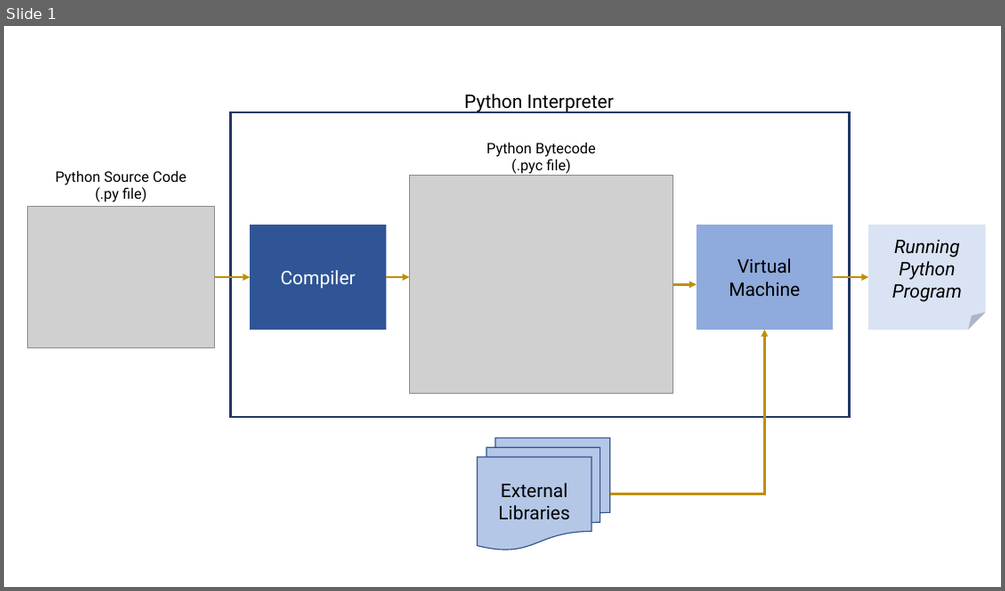
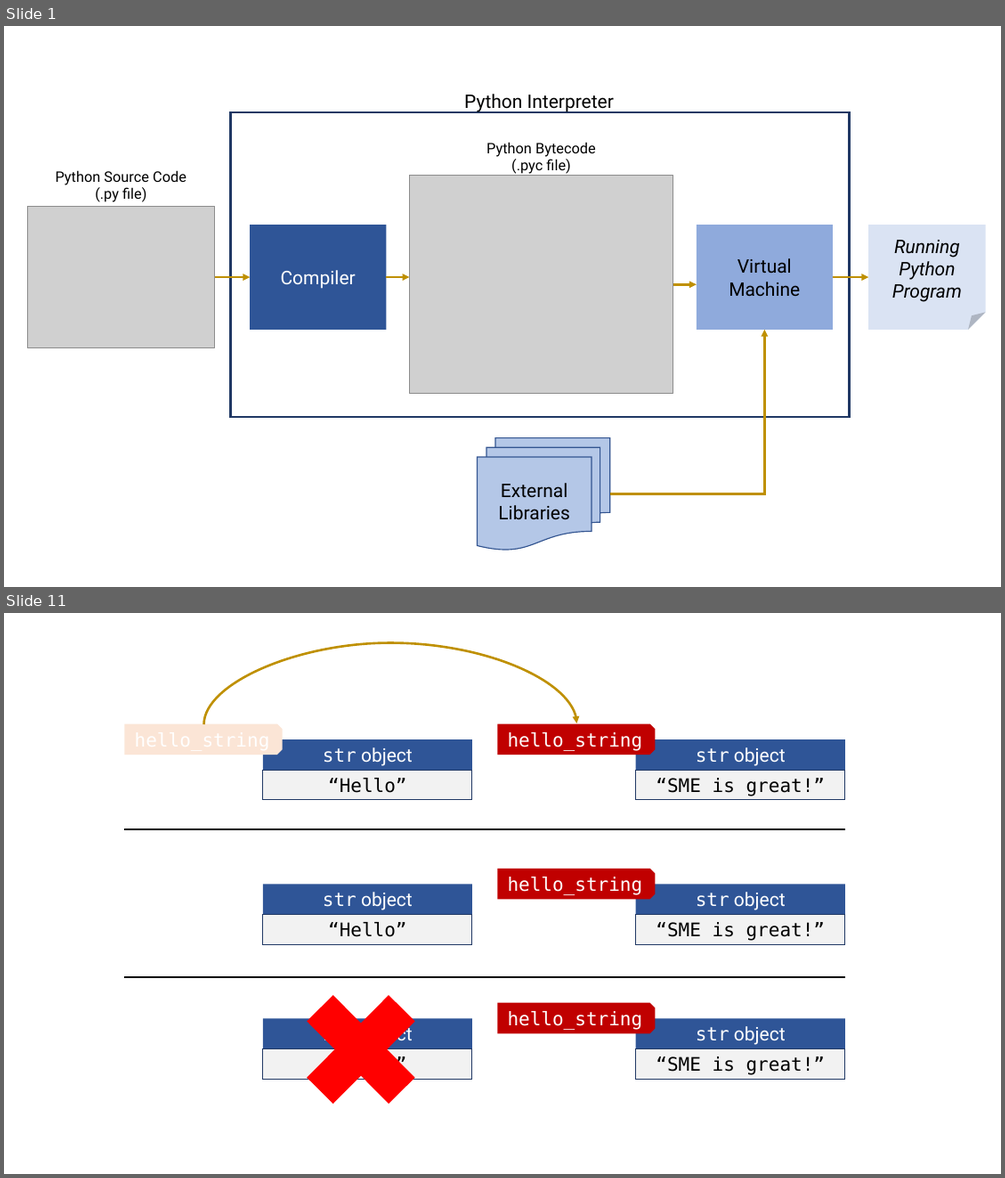
Before and after one commit to smevirtual/python_fundamentals_workshop, a slide deck: day1/Images for Jupyter Notebook - Day 1.pptx. Shown one above the other, each under a label of ours: slide 1 before the commit, slides 1 and 11 after it; the slides between them are not shown. The pictures are 1005x591 and 1005x1178 pixels, drawn with LibreOffice and Linux fonts; fonts in the diff are those of the drawing; grey boxes stand for pictures. Boxes give left, top, right and bottom in pixels: in the first picture for what was removed or moved away, otherwise in the second. Text is boxed around its words. In the diff, an @@ line names an element or a change of style, - is before the commit and + after.

```diff
--- a/day1/Images for Jupyter Notebook - Day 1.pptx
+++ b/day1/Images for Jupyter Notebook - Day 1.pptx
@@ slide 11 added at (x1=4, y1=613, x2=1001, y2=1174), background #FFFFFF @@
@@ curved arrow added from (203, 724) to (577, 723), #BF9000 2.25 pt @@
@@ snip same rect added at (x1=124, y1=723, x2=283, y2=755), fill #FBE5D6 @@
@@ rectangle added at (x1=263, y1=739, x2=472, y2=770), fill #2F5597, 18 pt, text #FFFFFF @@
+str object
@@ snip same rect added at (x1=498, y1=723, x2=655, y2=755), fill #C00000, 18 pt, text #FFFFFF @@
+hello_string
@@ rectangle added at (x1=636, y1=739, x2=845, y2=770), fill #2F5597, 18 pt, text #FFFFFF @@
+str object
@@ rectangle added at (x1=263, y1=770, x2=472, y2=800), fill #F2F2F2, outline #203864 0.75 pt, 18 pt, text #000000 @@
+“Hello”
@@ rectangle added at (x1=636, y1=770, x2=845, y2=800), fill #F2F2F2, outline #203864 0.75 pt, 18 pt, text #000000 @@
+“SME is great!”
@@ line added from (124, 829) to (845, 829), #000000 2.25 pt @@
@@ snip same rect added at (x1=498, y1=868, x2=655, y2=900), fill #C00000, 18 pt, text #FFFFFF @@
+hello_string
@@ rectangle added at (x1=263, y1=884, x2=472, y2=914), fill #2F5597, 18 pt, text #FFFFFF @@
+str object
@@ rectangle added at (x1=636, y1=884, x2=845, y2=914), fill #2F5597, 18 pt, text #FFFFFF @@
+str object
@@ rectangle added at (x1=263, y1=915, x2=472, y2=944), fill #F2F2F2, outline #203864 0.75 pt, 18 pt, text #000000 @@
+“Hello”
@@ rectangle added at (x1=636, y1=915, x2=845, y2=944), fill #F2F2F2, outline #203864 0.75 pt, 18 pt, text #000000 @@
+“SME is great!”
@@ line added from (124, 977) to (845, 977), #000000 2.25 pt @@
@@ cross added at (x1=283, y1=970, x2=439, y2=1128), fill #FF0000 @@
@@ snip same rect added at (x1=498, y1=1003, x2=655, y2=1033), fill #C00000, 18 pt, text #FFFFFF @@
+hello_string
@@ rectangle added at (x1=263, y1=1018, x2=472, y2=1048), fill #2F5597, 18 pt, text #FFFFFF @@
+str object
@@ rectangle added at (x1=636, y1=1018, x2=845, y2=1048), fill #2F5597, 18 pt, text #FFFFFF @@
+str object
@@ rectangle added at (x1=263, y1=1048, x2=472, y2=1078), fill #F2F2F2, outline #203864 0.75 pt, 18 pt, text #000000 @@
+“Hello”
@@ rectangle added at (x1=636, y1=1048, x2=845, y2=1078), fill #F2F2F2, outline #203864 0.75 pt, 18 pt, text #000000 @@
+“SME is great!”
```
Also in this commit, not shown: 14 other slides added, 29 other files.
